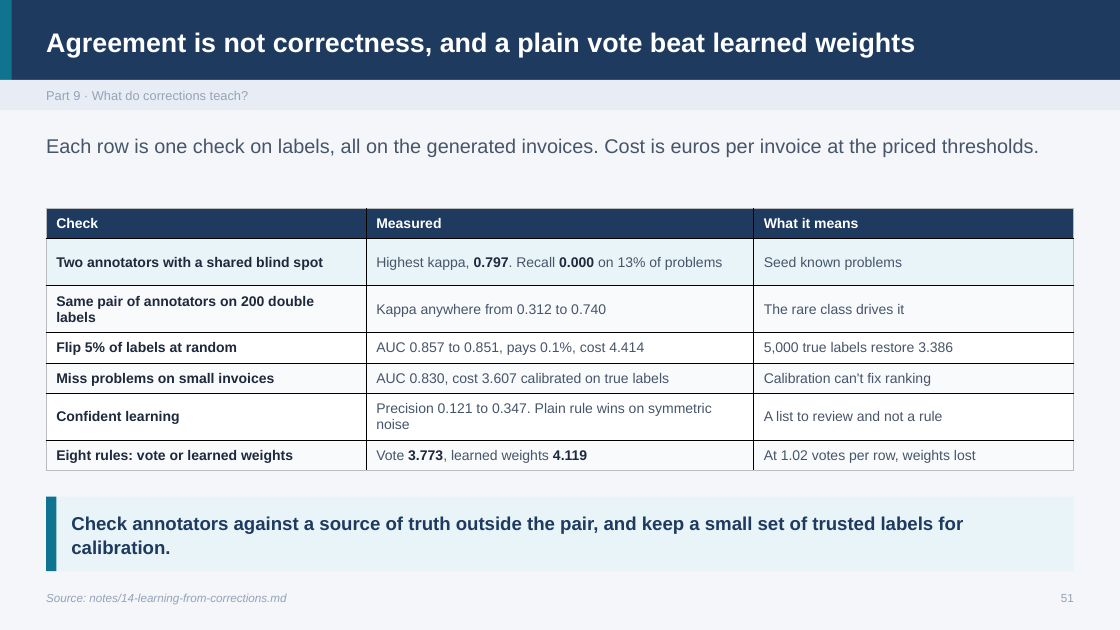
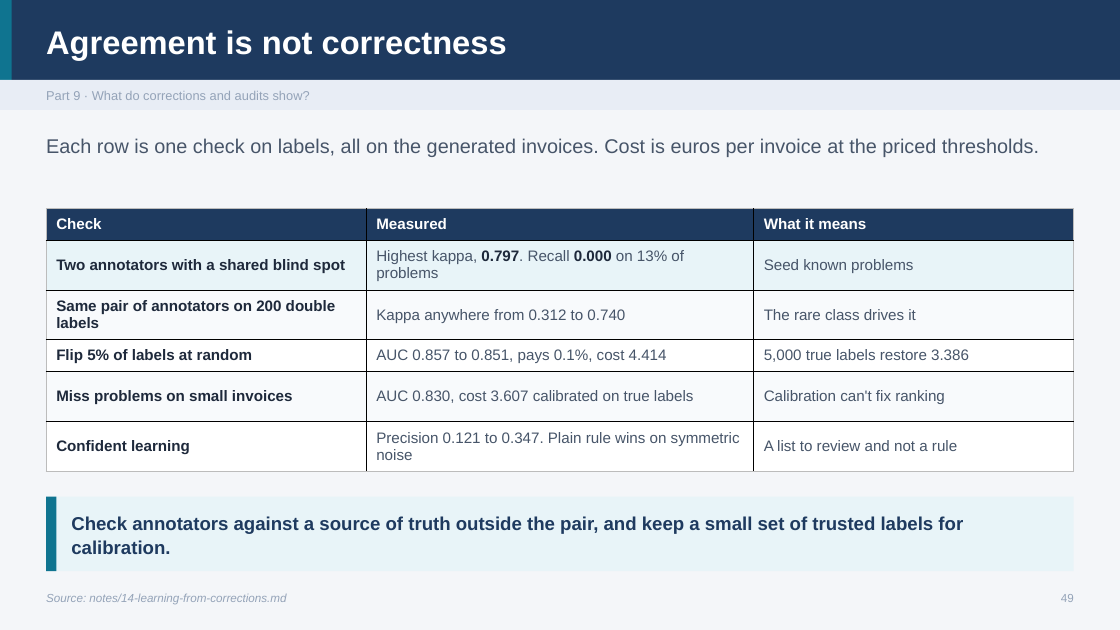
Before and after one commit to ramseywise/learn-ai-engineering, a slide deck: slide 49 of data-science/01-classical-ml/slides/classical-ml.pptx (slide 51 before the commit). Drawn at 1120x630 pixels with LibreOffice and Linux fonts; fonts in the diff are those of the drawing. Boxes give left, top, right and bottom in pixels: in the first picture for what was removed or moved away, otherwise in the second. Text is boxed around its words. In the diff, an @@ line names an element or a change of style, - is before the commit and + after.

```diff
--- a/data-science/01-classical-ml/slides/classical-ml.pptx
+++ b/data-science/01-classical-ml/slides/classical-ml.pptx
@@ text at box(46, 30, 507, 60): text changed; size 23 to 28 pt @@
-Agreement is not correctness, and a plain vote beat learned weights
+Agreement is not correctness
@@ text at box(46, 91, 310, 100): text changed @@
-Part 9 · What do corrections teach?
+Part 9 · What do corrections and audits show?
@@ table at box(46, 208, 1074, 471) @@
-row 7: Eight rules: vote or learned weights | Vote 3.773, learned weights 4.119 | At 1.02 votes per row, weights lost
@@ text at box(1061, 594, 1074, 602): text changed @@
-51
+49
```
Also in this commit, not shown: 42 other slides changed, 1 slide added, 2 slides removed, 36 other files.
